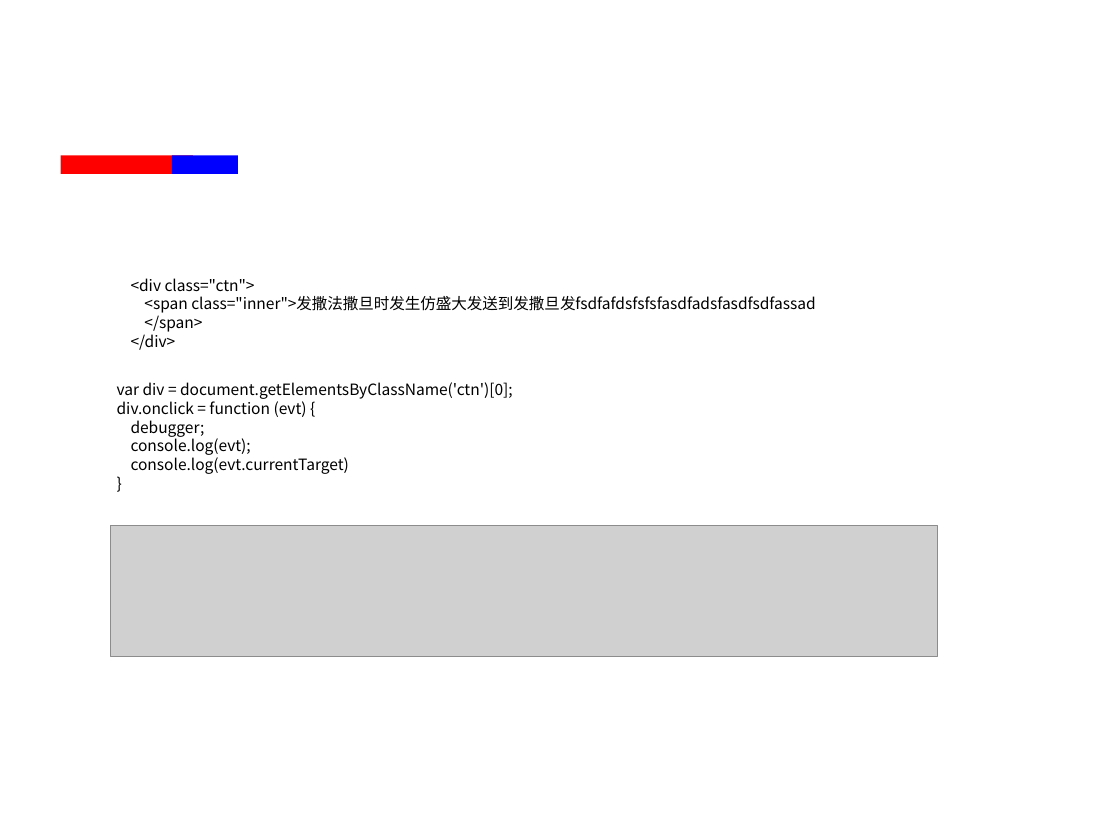
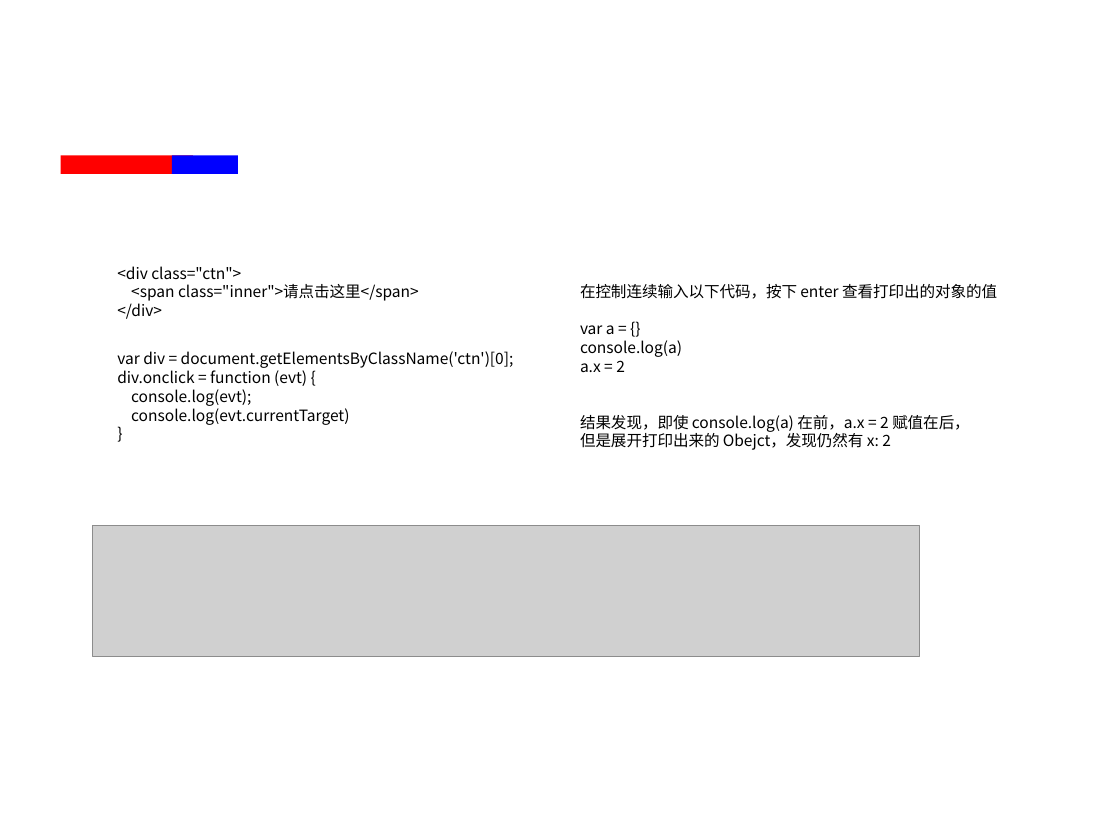
Before and after one commit to wind-stone/blog, a slide deck: slide 10 of 前端工程化/JavaScript/JavaScript 里有趣的几个原理性知识.pptx. Drawn at 1120x840 pixels with LibreOffice and Linux fonts; fonts in the diff are those of the drawing; grey boxes stand for pictures; background and template pictures are left out. Boxes give left, top, right and bottom in pixels: in the first picture for what was removed or moved away, otherwise in the second. Text is boxed around its words. In the diff, an @@ line names an element or a change of style, - is before the commit and + after.

```diff
--- a/前端工程化/JavaScript/JavaScript 里有趣的几个原理性知识.pptx
+++ b/前端工程化/JavaScript/JavaScript 里有趣的几个原理性知识.pptx
@@ text "<div class="ctn">" moved from (x1=117, y1=278, x2=816, y2=474) to (x1=117, y1=266, x2=514, y2=425) @@
@@ text at (x1=131, y1=284, x2=419, y2=301): text changed @@
-<span class="inner">发撒法撒旦时发生仿盛大发送到发撒旦发fsdfafdsfsfsfasdfadsfasdfsdfassad
-</span>
+<span class="inner">请点击这里</span>
@@ text added at (x1=580, y1=284, x2=997, y2=450), 10 pt, text #000000 @@
+在控制连续输入以下代码，按下 enter 查看打印出的对象的值
+var a = {}
+console.log(a)
+a.x = 2
+结果发现，即使 console.log(a) 在前，a.x = 2 赋值在后，
+但是展开打印出来的 Obejct，发现仍然有 x: 2
@@ text at (x1=131, y1=420, x2=205, y2=437): paragraph removed @@
-debugger;
@@ picture moved from (x1=110, y1=525, x2=937, y2=656) to (x1=93, y1=525, x2=921, y2=656) @@
```
Also in this commit, not shown: 1 slide added, 12 other files.
